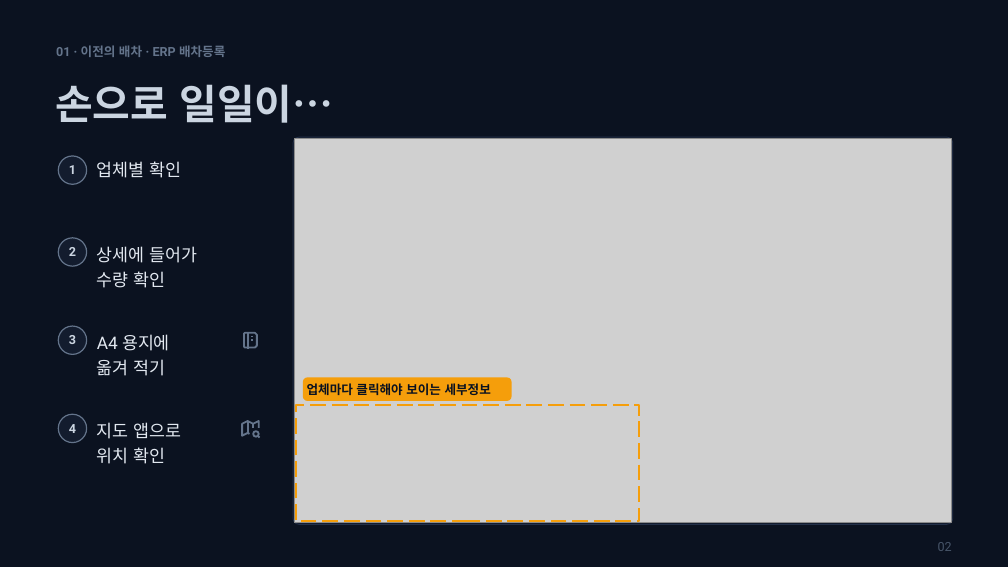
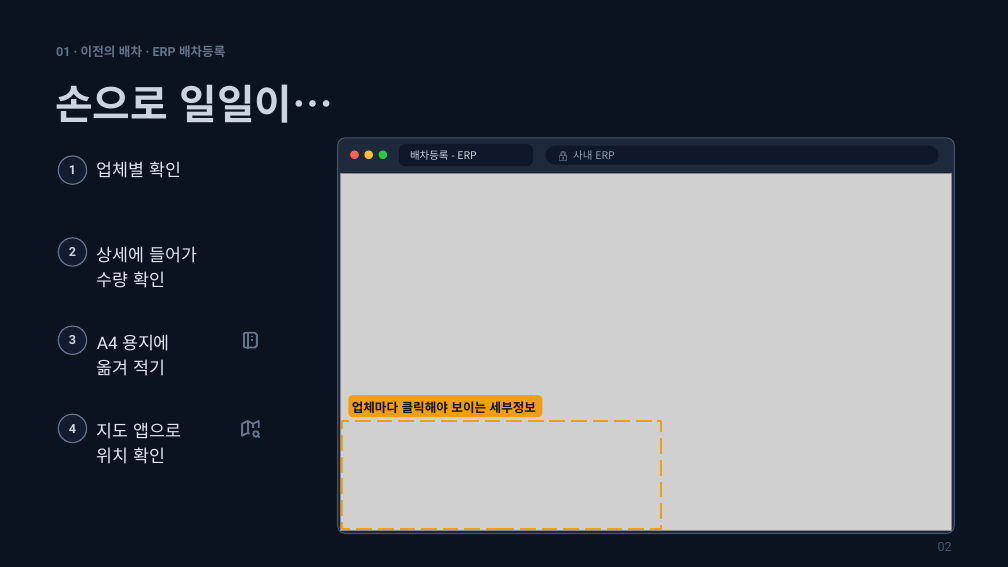
Before and after one commit to carssum82/yerim-easy, a slide deck: slide 2 of 발표자료/최종_다크_13장_완성.pptx. Drawn at 1008x567 pixels with LibreOffice and Linux fonts; fonts in the diff are those of the drawing; grey boxes stand for pictures. Boxes give left, top, right and bottom in pixels: in the first picture for what was removed or moved away, otherwise in the second. Text is boxed around its words. In the diff, an @@ line names an element or a change of style, - is before the commit and + after.

```diff
--- a/발표자료/최종_다크_13장_완성.pptx
+++ b/발표자료/최종_다크_13장_완성.pptx
@@ rounded rectangle added at bbox=[338, 138, 955, 534], fill #1E293B, outline #475569 1 pt @@
@@ rounded rectangle added at bbox=[399, 144, 533, 166], fill #0F172A, 10 pt, text #CBD5E1 @@
+배차등록 - ERP
@@ rounded rectangle added at bbox=[546, 146, 939, 165], fill #0F172A, 10 pt, text #94A3B8 @@
+🔒 사내 ERP
@@ rounded rectangle: place and size @@
-rounded rectangle at bbox=[293, 137, 954, 524]
+rounded rectangle at bbox=[340, 172, 954, 532]
@@ picture: place and size @@
-picture at bbox=[295, 138, 952, 523]
+picture at bbox=[341, 173, 952, 531]
@@ ellipse added at bbox=[350, 150, 358, 159], fill #FF5F57 @@
@@ ellipse added at bbox=[364, 150, 373, 159], fill #FEBC2E @@
@@ ellipse added at bbox=[379, 150, 387, 159], fill #28C840 @@
@@ rounded rectangle: place and size @@
-rounded rectangle at bbox=[303, 377, 512, 401]
+rounded rectangle at bbox=[349, 395, 543, 417]
@@ text "업체마다 클릭해야 보이는 세부정보": place and size @@
-text "업체마다 클릭해야 보이는 세부정보" at bbox=[307, 383, 491, 395]
+text "업체마다 클릭해야 보이는 세부정보" at bbox=[352, 401, 536, 413]
@@ rectangle: place and size @@
-rectangle at bbox=[296, 405, 640, 521]
+rectangle at bbox=[342, 420, 661, 529]
```
Also in this commit, not shown: 1 other file.
